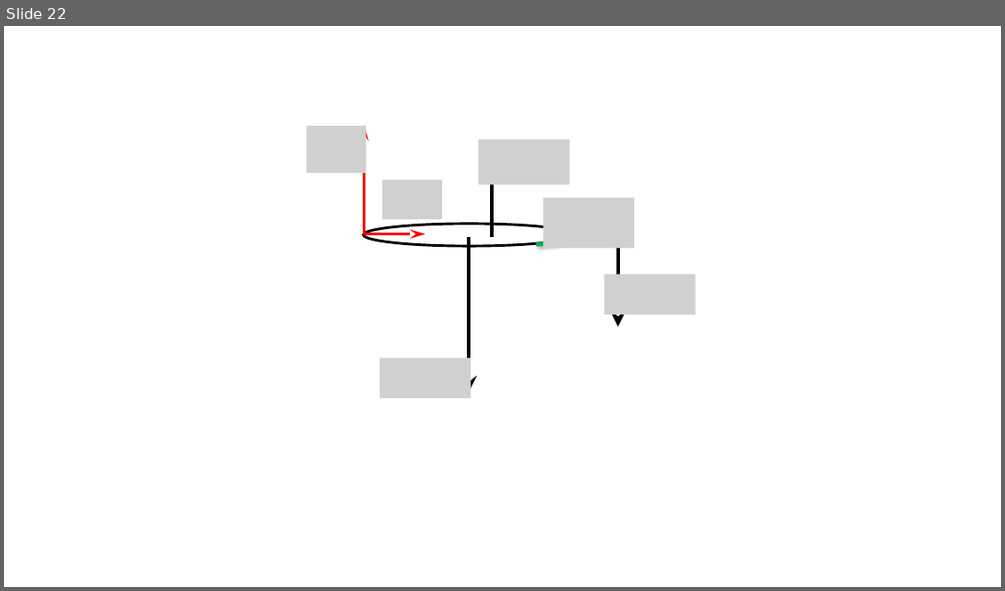
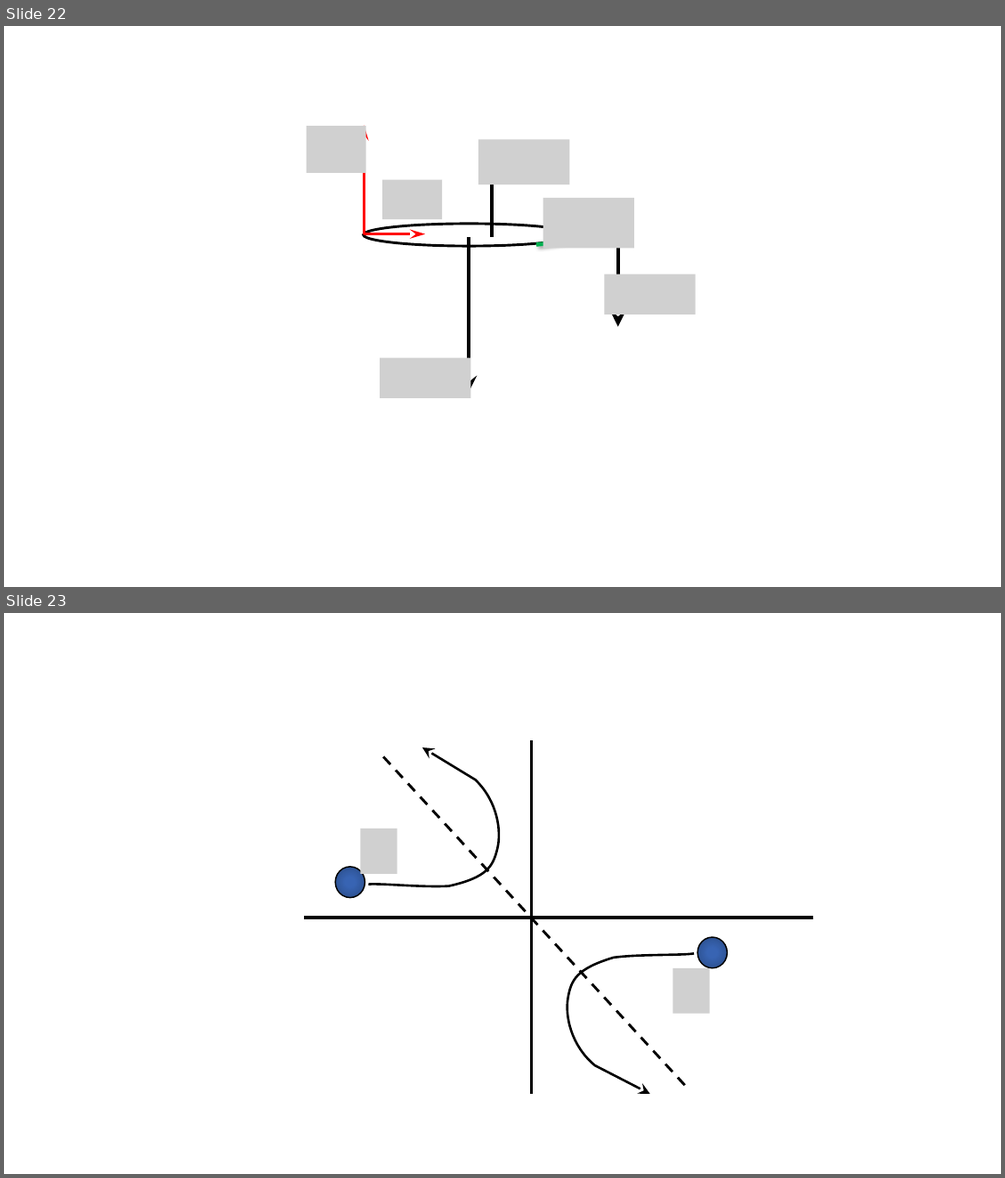
Before and after one commit to savchenko-physics/savchenko-physics.github.io, a slide deck: volunteer/Drawings.pptx. Shown one above the other, each under a label of ours: slide 22 before the commit, slides 22 and 23 after it. The pictures are 1005x591 and 1005x1178 pixels, drawn with LibreOffice and Linux fonts; fonts in the diff are those of the drawing; grey boxes stand for pictures. Boxes give left, top, right and bottom in pixels: in the first picture for what was removed or moved away, otherwise in the second. Text is boxed around its words. In the diff, an @@ line names an element or a change of style, - is before the commit and + after.

```diff
--- a/volunteer/Drawings.pptx
+++ b/volunteer/Drawings.pptx
@@ slide 23 added at [4, 613, 1001, 1174], background #FFFFFF @@
@@ line added from (531, 1094) to (531, 741), #000000 3 pt @@
@@ freeform shape added at [368, 747, 499, 887], outline #000000 2.25 pt @@
@@ line added from (685, 1085) to (382, 755), #000000 2.5 pt dashed @@
@@ picture added at [361, 828, 397, 874] @@
@@ ellipse added at [335, 867, 365, 897], fill gradient #3864B3 to #2F5597 to #2C4F8C, outline #000000 1.25 pt @@
@@ line added from (814, 917) to (305, 917), #000000 3 pt @@
@@ freeform shape added at [564, 951, 704, 1099], outline #000000 2.25 pt @@
@@ ellipse added at [698, 937, 728, 967], fill gradient #3864B3 to #2F5597 to #2C4F8C, outline #000000 1.25 pt @@
@@ picture added at [672, 968, 709, 1013] @@
```
Also in this commit, not shown: 1 other slide added, 7 other files.
